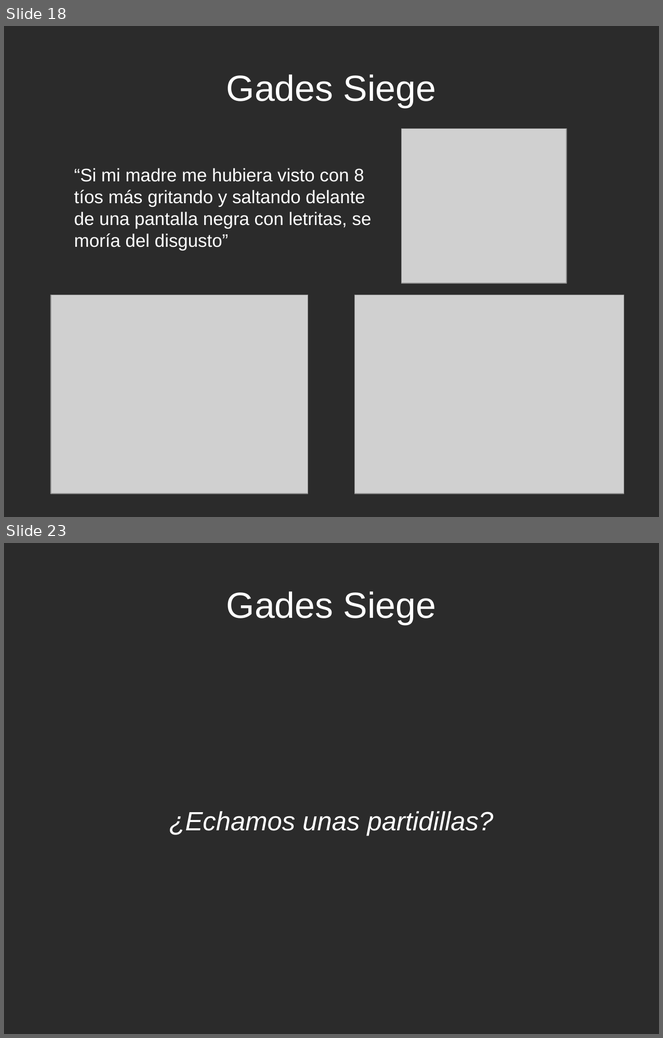
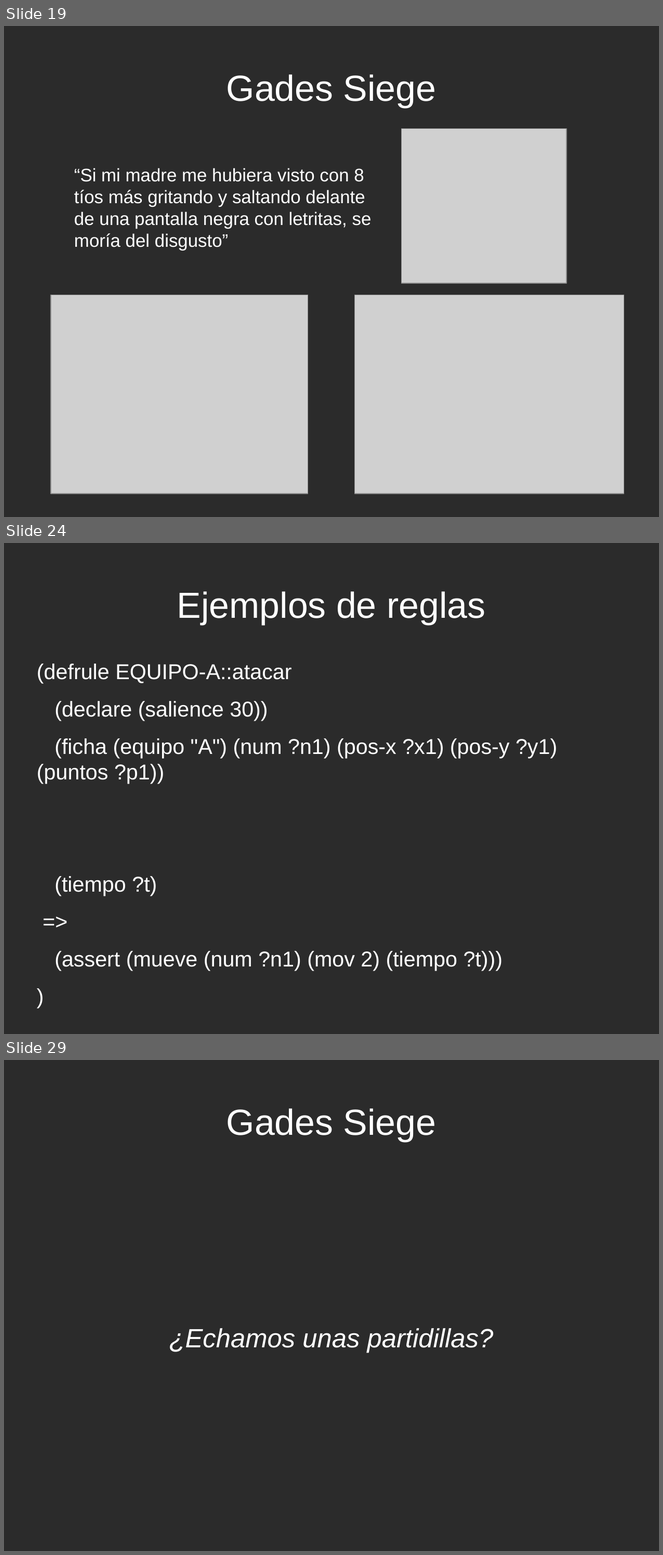
Before and after one commit to rompehielos013013013/gsiege, a slide deck: presentacion/expertoUCLM2014/SSEE-IA.odp. Shown one above the other, each under a label of ours: slides 18 and 23 before the commit, slides 19, 24 and 29 after it; the slides between them are not shown. The pictures are 663x1038 and 663x1555 pixels, drawn with LibreOffice and Linux fonts; fonts in the diff are those of the drawing; grey boxes stand for pictures; background and template pictures are left out; a plain dark background stands for a picture behind light text. Boxes give left, top, right and bottom in pixels: in the first picture for what was removed or moved away, otherwise in the second. Text is boxed around its words. In the diff, an @@ line names an element or a change of style, - is before the commit and + after.

```diff
--- a/presentacion/expertoUCLM2014/SSEE-IA.odp
+++ b/presentacion/expertoUCLM2014/SSEE-IA.odp
@@ slide 24 added at box(4, 543, 659, 1034), background picture (left out) @@
@@ title added at box(177, 591, 486, 625), 44 pt, text #FFFFFF @@
+Ejemplos de reglas
@@ text added at box(37, 664, 557, 971), 26 pt, text #FFFFFF @@
+(defrule EQUIPO-A::atacar
+(declare (salience 30))
+(ficha (equipo "A") (num ?n1) (pos-x ?x1) (pos-y ?y1) (puntos ?p1))
+(tiempo ?t)
+=>
+(assert (mueve (num ?n1) (mov 2) (tiempo ?t)))
+)
@@ what was slide 18 is now slide 19 @@
@@ what was slide 23 is now slide 29 @@
```
Also in this commit, not shown: 7 slides changed, 6 other slides added, 1 slide removed, 1 other file.
